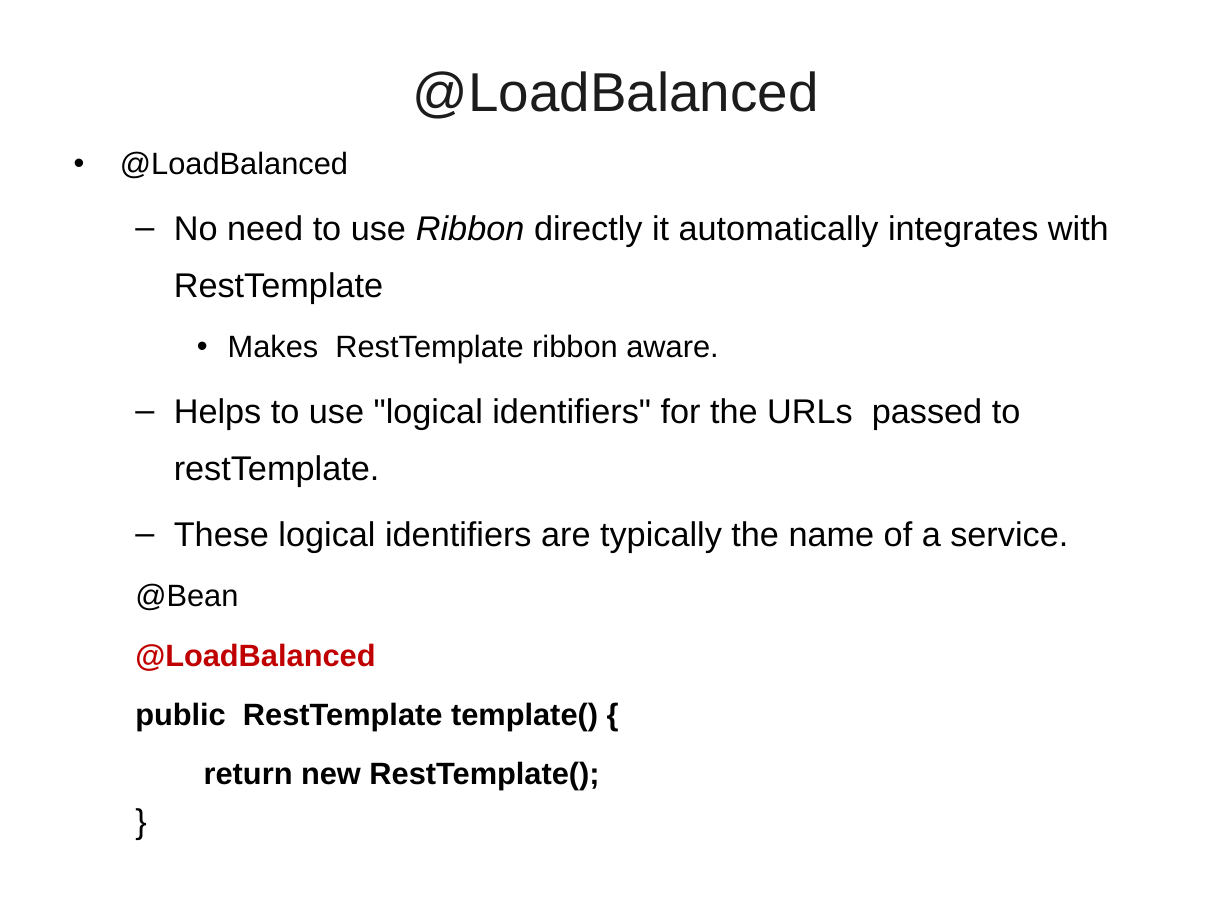
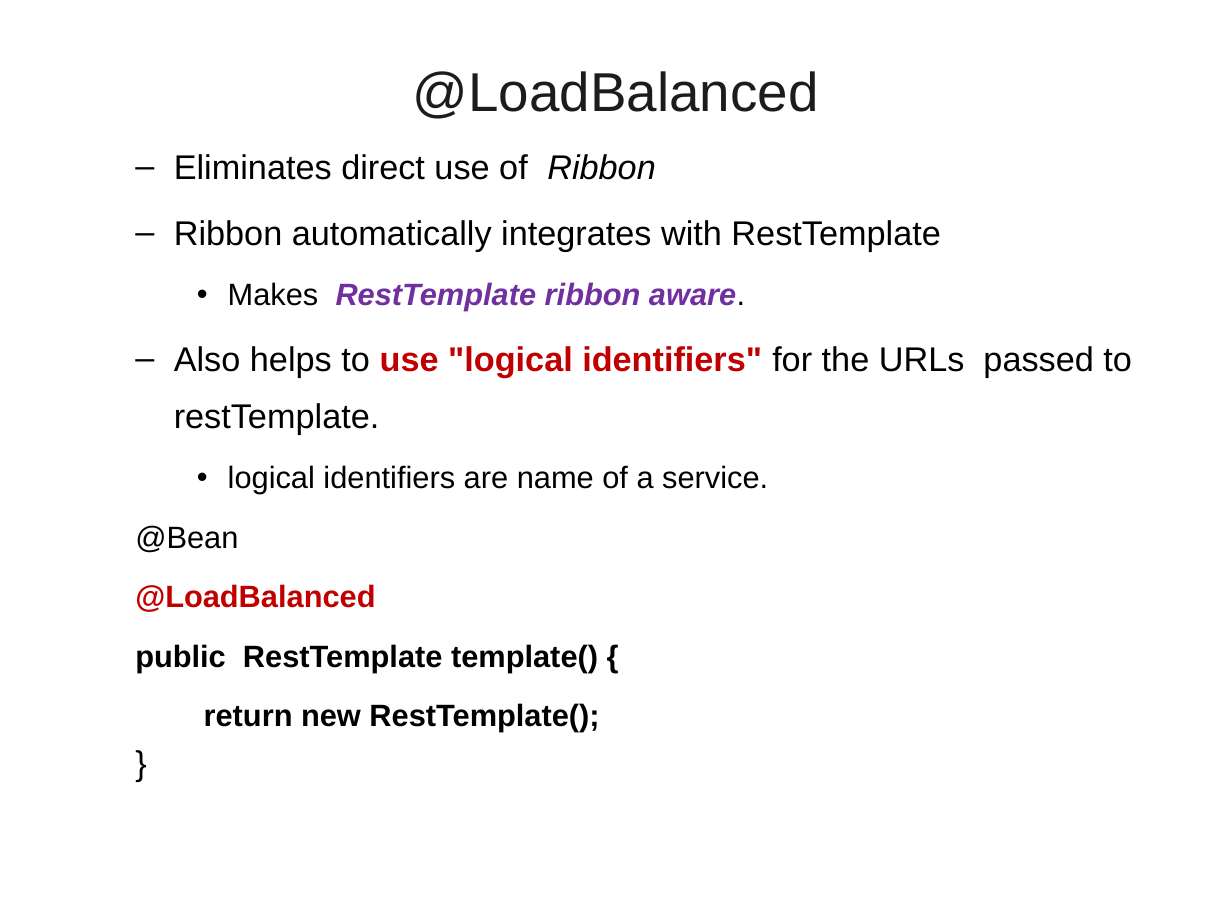
Before and after one commit to vatsank/spring_presentations, a slide deck: slide 45 of SpringMicroService_Module1_Ver01.ppt. Drawn at 1232x924 pixels with LibreOffice and Linux fonts; fonts in the diff are those of the drawing; background and template pictures are left out. Boxes give left, top, right and bottom in pixels: in the first picture for what was removed or moved away, otherwise in the second. Text is boxed around its words. In the diff, an @@ line names an element or a change of style, - is before the commit and + after.

```diff
--- a/SpringMicroService_Module1_Ver01.ppt
+++ b/SpringMicroService_Module1_Ver01.ppt
@@ text at bbox=[174, 154, 940, 252]: text changed @@
-• @LoadBalanced
-  – No need to use Ribbon directly it automatically integrates with RestTemplate
+  – Eliminates direct use of Ribbon
+  – Ribbon automatically integrates with RestTemplate
@@ text at bbox=[228, 282, 745, 311]: text colour #000000 to #7030A0, bold on, italic on in "RestTemplate ribbon aware." @@
@@ text at bbox=[174, 346, 1132, 494]: text changed @@
-  – Helps to use "logical identifiers" for the URLs passed to restTemplate.
-  – These logical identifiers are typically the name of a service.
+  – Also helps to use "logical identifiers" for the URLs passed to restTemplate.
+    • logical identifiers are name of a service.
```
Also in this commit, not shown: 8 other slides changed, 3 slides added, 2 other files.
